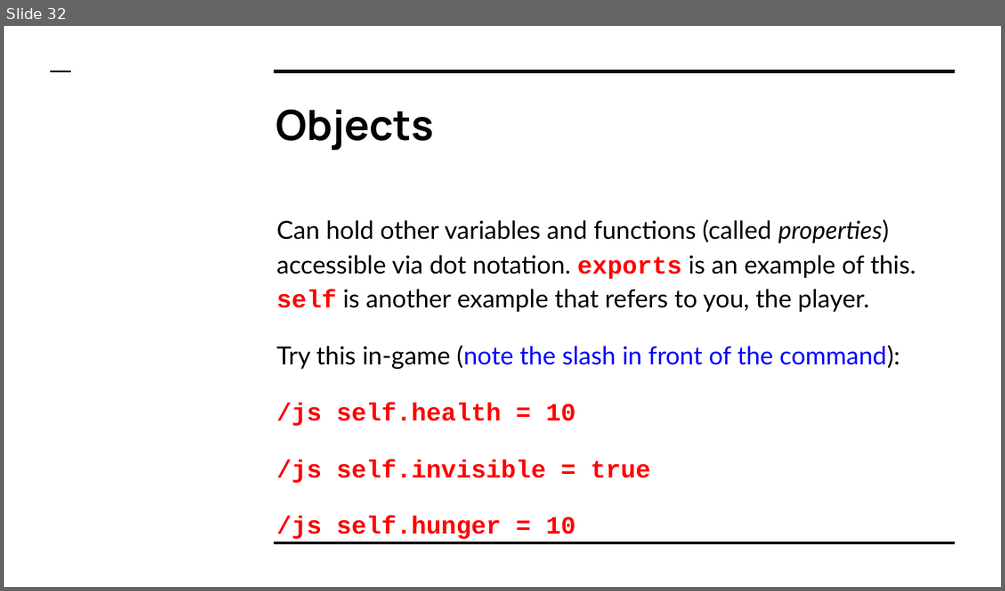
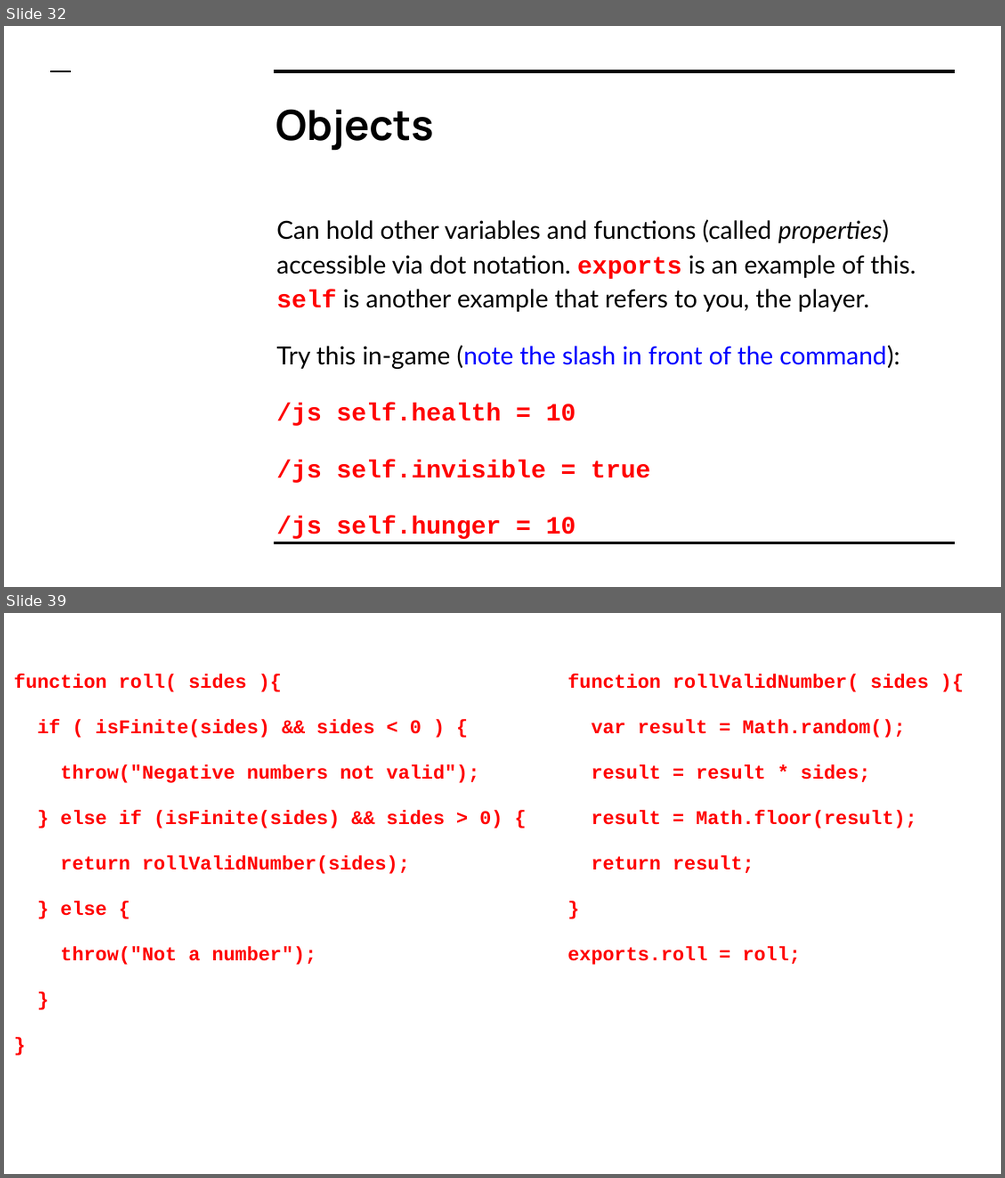
Before and after one commit to LetsCodeBlacksburg/ScriptCraft, a slide deck: slides/ScriptCraft- Day 01 (Getting Started).pptx. Shown one above the other, each under a label of ours: slide 32 before the commit, slides 32 and 39 after it; the slides between them are not shown. The pictures are 1005x591 and 1005x1178 pixels, drawn with LibreOffice and Linux fonts; fonts in the diff are those of the drawing; background and template pictures are left out. Boxes give left, top, right and bottom in pixels: in the first picture for what was removed or moved away, otherwise in the second. Text is boxed around its words. In the diff, an @@ line names an element or a change of style, - is before the commit and + after.

```diff
--- a/slides/ScriptCraft- Day 01 (Getting Started).pptx
+++ b/slides/ScriptCraft- Day 01 (Getting Started).pptx
@@ slide 39 added at (4, 613, 1001, 1174), background picture (left out) @@
@@ title added at (14, 674, 502, 965), 14 pt, text #FF0000, bold @@
+function roll( sides ){
+if ( isFinite(sides) && sides < 0 ) {
+throw("Negative numbers not valid");
+} else if (isFinite(sides) && sides > 0) {
+return rollValidNumber(sides);
+} else {
+throw("Not a number");
+}
+}
@@ title added at (567, 674, 928, 965), 14 pt, text #FF0000, bold @@
+function rollValidNumber( sides ){
+var result = Math.random();
+result = result * sides;
+result = Math.floor(result);
+return result;
+}
+exports.roll = roll;
```
Also in this commit, not shown: 16 other slides added, 1 other file.
